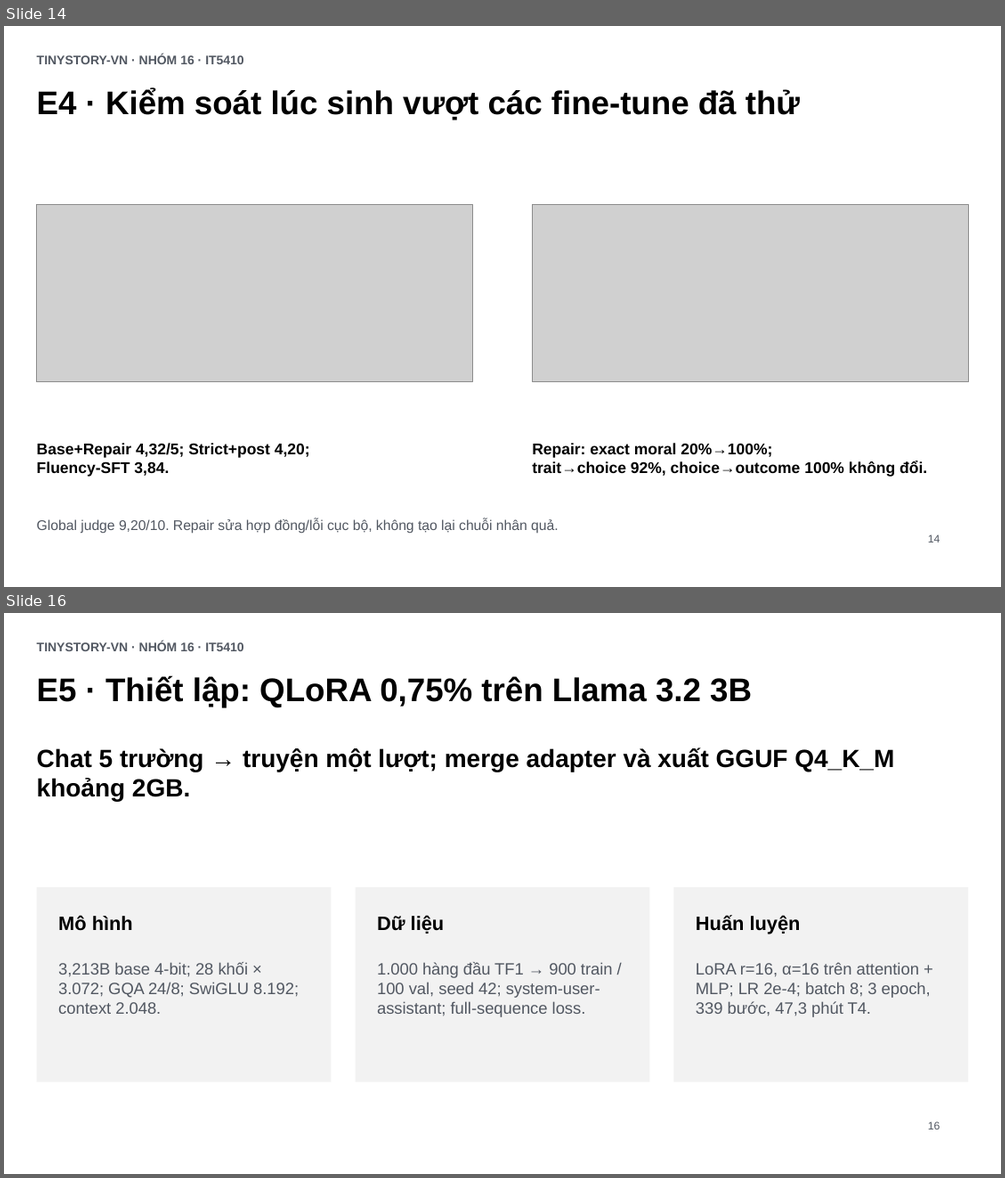
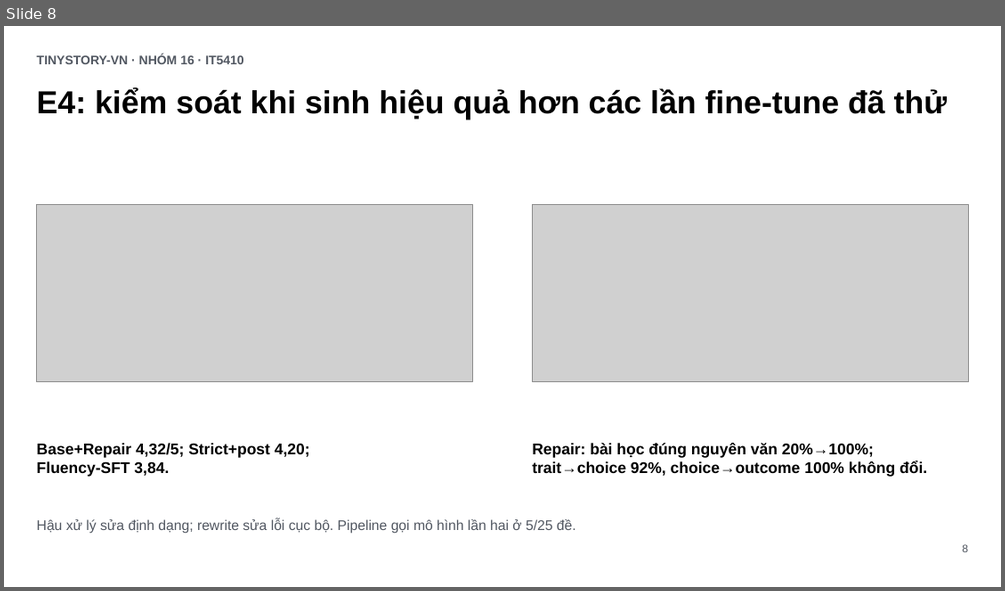
Before and after one commit to tungd/tinystory-vn, a slide deck: output/presentation/tinystory-vn-summary.pptx. Shown one above the other, each under a label of ours: slides 14 and 16 before the commit, slide 8 after it; the slides between them are not shown. The pictures are 1005x1178 and 1005x591 pixels, drawn with LibreOffice and Linux fonts; fonts in the diff are those of the drawing; grey boxes stand for pictures. Boxes give left, top, right and bottom in pixels: in the first picture for what was removed or moved away, otherwise in the second. Text is boxed around its words. In the diff, an @@ line names an element or a change of style, - is before the commit and + after.

Commit message:
docs: update E2 training provenance and architecture visuals

```diff
--- a/output/presentation/tinystory-vn-summary.pptx
+++ b/output/presentation/tinystory-vn-summary.pptx
@@ slide 16 removed at box(4, 613, 1001, 1174), background #FFFFFF @@
@@ text removed at box(37, 641, 243, 651) @@
-TINYSTORY-VN · NHÓM 16 · IT5410
@@ text removed at box(37, 675, 752, 707) @@
-E5 · Thiết lập: QLoRA 0,75% trên Llama 3.2 3B
@@ text removed at box(37, 747, 894, 801) @@
-Chat 5 trường → truyện một lượt; merge adapter và xuất GGUF Q4_K_M khoảng 2GB.
@@ rectangle removed at box(37, 887, 332, 1082) @@
@@ rectangle removed at box(356, 887, 650, 1082) @@
@@ rectangle removed at box(674, 887, 969, 1082) @@
@@ text removed at box(58, 915, 133, 931) @@
-Mô hình
@@ text removed at box(377, 915, 445, 933) @@
-Dữ liệu
@@ text removed at box(696, 915, 801, 933) @@
-Huấn luyện
@@ text removed at box(58, 962, 299, 1013) @@
-3,213B base 4-bit; 28 khối × 3.072; GQA 24/8; SwiGLU 8.192; context 2.048.
@@ text removed at box(377, 962, 613, 1017) @@
-1.000 hàng đầu TF1 → 900 train / 100 val, seed 42; system-user-assistant; full-sequence loss.
@@ text removed at box(696, 962, 930, 1017) @@
-LoRA r=16, α=16 trên attention + MLP; LR 2e-4; batch 8; 3 epoch, 339 bước, 47,3 phút T4.
@@ text removed at box(928, 1121, 940, 1129) @@
-16
@@ what was slide 14 is now slide 8 @@
@@ slide 8 changed as well @@
@@ text at box(37, 88, 947, 119): text changed; size 31.5 to 30.6 pt @@
-E4 · Kiểm soát lúc sinh vượt các fine-tune đã thử
+E4: kiểm soát khi sinh hiệu quả hơn các lần fine-tune đã thử
@@ text at box(532, 443, 874, 458): text changed @@
-Repair: exact moral 20%→100%;
+Repair: bài học đúng nguyên văn 20%→100%;
@@ text at box(37, 519, 576, 533): text changed @@
-Global judge 9,20/10. Repair sửa hợp đồng/lỗi cục bộ, không tạo lại chuỗi nhân quả.
+Hậu xử lý sửa định dạng; rewrite sửa lỗi cục bộ. Pipeline gọi mô hình lần hai ở 5/25 đề.
@@ text removed at box(928, 534, 940, 542) @@
-14
@@ text added at box(962, 544, 968, 552), 10.5 pt, text #515761 @@
+8
```
Also in this commit, not shown: 5 other slides changed, 9 slides added, 11 other slides removed, 5 other files.
